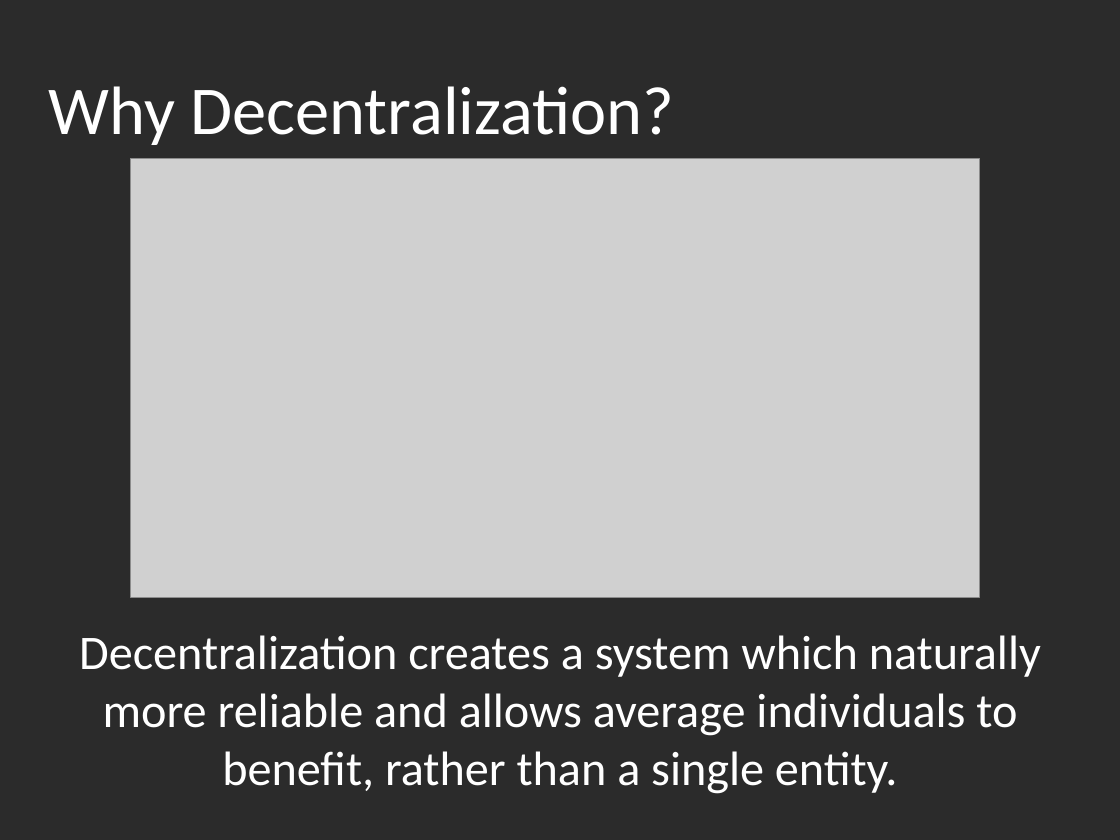
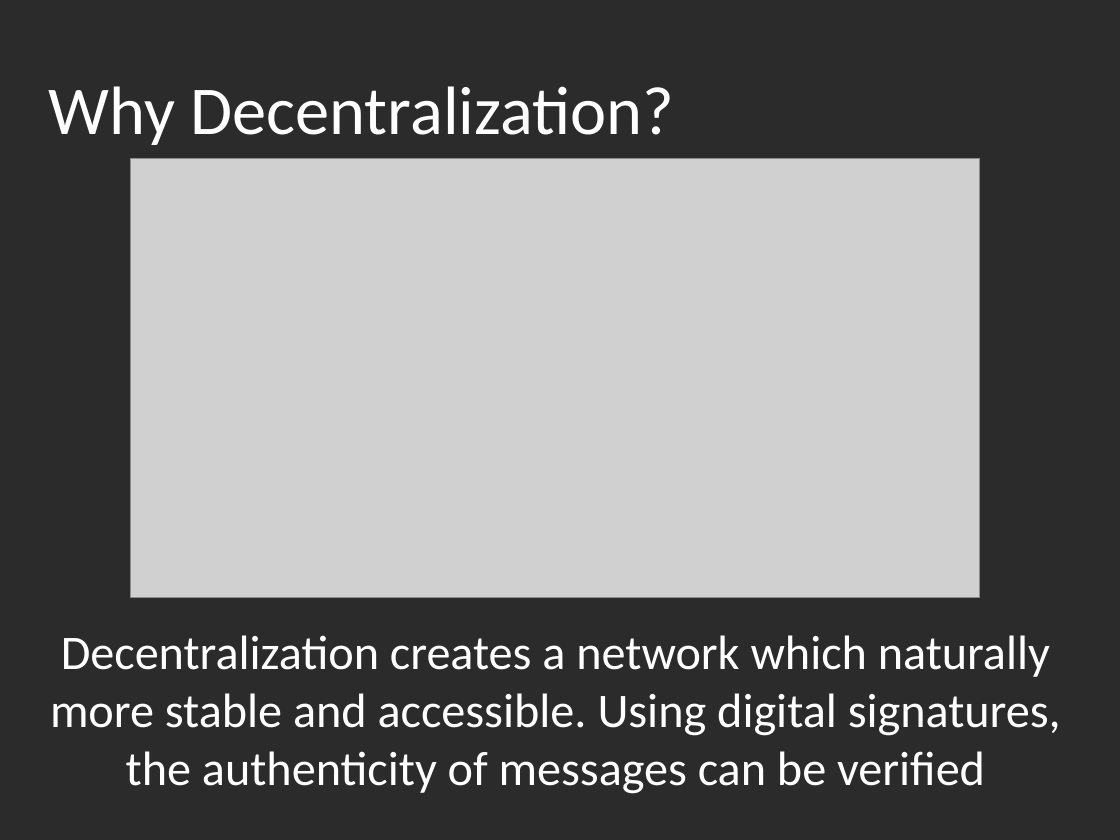
Before and after one commit to otboss/Mobile-Application-Tech-Year-3-Semester-2, a slide deck: slide 8 of SWEN3004/CipherChat Presentation.pptx. Drawn at 1120x840 pixels with LibreOffice and Linux fonts; fonts in the diff are those of the drawing; grey boxes stand for pictures; background and template pictures are left out; a plain dark background stands for a picture behind light text. Boxes give left, top, right and bottom in pixels: in the first picture for what was removed or moved away, otherwise in the second. Text is boxed around its words. In the diff, an @@ line names an element or a change of style, - is before the commit and + after.

```diff
--- a/SWEN3004/CipherChat Presentation.pptx
+++ b/SWEN3004/CipherChat Presentation.pptx
@@ subtitle at (x1=50, y1=635, x2=1061, y2=794): text changed @@
-Decentralization creates a system which naturally more reliable and allows average individuals to benefit, rather than a single entity.
+Decentralization creates a network which naturally more stable and accessible. Using digital signatures, the authenticity of messages can be verified
```
Also in this commit, not shown: 2 other slides changed, 34 other files.
